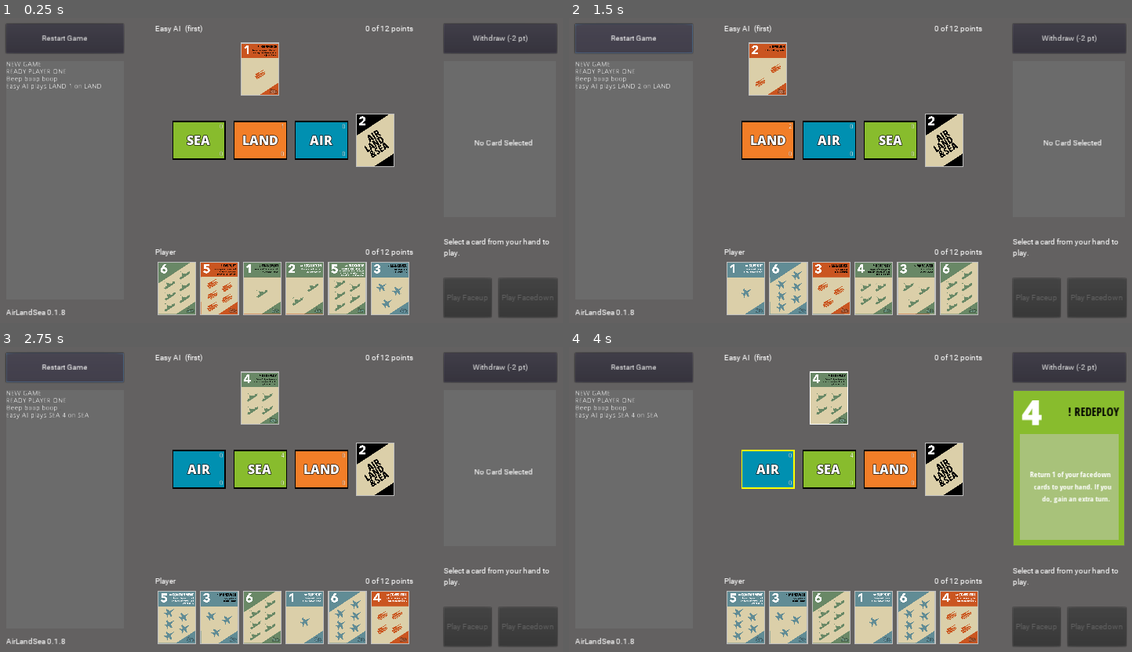
Above: before the commit, frames 1-4 (two rows, left to right).
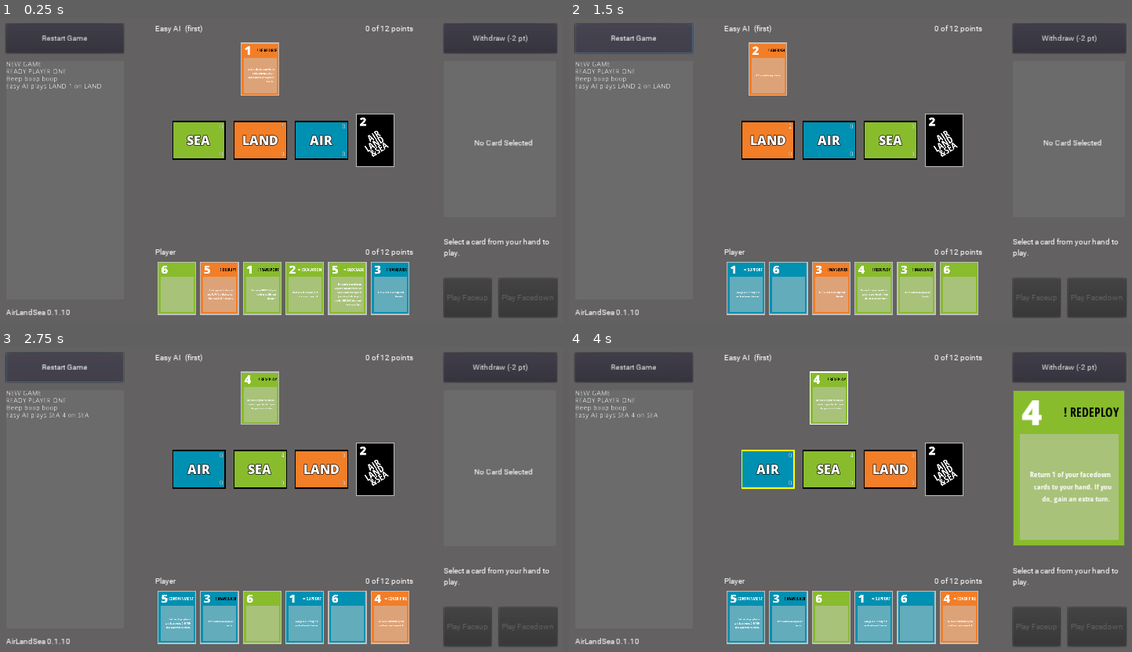
Above: after the commit, the same moments.

Repository: jorisbontje/AirLandSea
Game: Godot game, scene res://Scenes/Game.tscn
Same seed, same stepped clock (60 frames per second), same inputs: the game is played once before the commit and once after it.
Inputs (mouse positions are in pixels of both pictures, inside the frame that each line leads up to):
- Up to frame 1 (0.25 s): no input
- Up to frame 2 (1.5 s): click "Restart Game" at 0.5 s; click "Restart Game" at 1.25 s
- Up to frame 3 (2.75 s): click "Restart Game" at 2 s
- Up to frame 4 (4 s): click "AIR" at 2.75 s; click (827, 398) at 3.52 s

The runs differ from the first frame. In frame 1, 8.4% of the frame differs, in the area x 10-73%, y 8-98%; in frame 2, 8.5%; in frame 3, 8.5%; in frame 4, 8.7%, in the area x 10-98%, y 8-98%.

Commit message:
extract card view

Diff:
--- a/Fonts/CardAbilityLabelLarge.tres
+++ b/Fonts/CardAbilityLabelLarge.tres
@@ -3,6 +3,6 @@
 [ext_resource path="res://Fonts/ttfs/OpenSansCondensed-Bold.ttf" type="DynamicFontData" id=1]
 
 [resource]
-size = 24
+size = 26
 use_filter = true
 font_data = ExtResource( 1 )
--- a/Fonts/CardStrengthLabelLarge.tres
+++ b/Fonts/CardStrengthLabelLarge.tres
@@ -5,6 +5,7 @@
 [resource]
 size = 72
 outline_color = Color( 0, 0, 0, 1 )
+use_mipmaps = true
 use_filter = true
 extra_spacing_top = -9
 font_data = ExtResource( 1 )
--- a/Scenes/Game.tscn
+++ b/Scenes/Game.tscn
@@ -136,7 +136,6 @@
 margin_left = 35.0
 margin_right = 144.0
 margin_bottom = 403.0
-theater_type = 1
 
 [node name="TheaterLane2" parent="CenterContainer/HBoxContainer/Board/BoardRow" instance=ExtResource( 6 )]
 margin_left = 160.0
@@ -160,7 +159,6 @@
 margin_top = 147.0
 margin_right = 79.0
 margin_bottom = 256.0
-card_nr = 7
 
 [node name="PlayerHand" parent="CenterContainer/HBoxContainer/Board" instance=ExtResource( 5 )]
 margin_top = 454.0
--- a/Scenes/TheaterCard.gd
+++ b/Scenes/TheaterCard.gd
@@ -13,7 +13,6 @@
 func set_theater_type(new_theater_type):
   if theater_type != new_theater_type:
     theater_type = new_theater_type
-    $"theater-cards".frame = new_theater_type
     $"Label".text = Constants.THEATERS.keys()[theater_type]
     $"Background".color = Constants.THEATER_COLORS[theater_type]
 
--- a/Scenes/TheaterCard.tscn
+++ b/Scenes/TheaterCard.tscn
@@ -1,6 +1,5 @@
-[gd_scene load_steps=4 format=2]
+[gd_scene load_steps=3 format=2]
 
-[ext_resource path="res://Assets/theater-cards.png" type="Texture" id=1]
 [ext_resource path="res://Scenes/TheaterCard.gd" type="Script" id=2]
 [ext_resource path="res://Fonts/TheaterLabel.tres" type="DynamicFont" id=3]
 
@@ -37,16 +36,6 @@
 "_edit_use_anchors_": false
 }
 
-[node name="theater-cards" type="Sprite" parent="."]
-visible = false
-position = Vector2( 2, 2 )
-rotation = 1.5708
-scale = Vector2( 0.1, 0.1 )
-texture = ExtResource( 1 )
-centered = false
-offset = Vector2( 0, -1050 )
-hframes = 4
-
 [node name="Label" type="Label" parent="."]
 margin_top = -0.36554
 margin_right = 109.0
--- a/Scenes/UnitCard.gd
+++ b/Scenes/UnitCard.gd
@@ -3,12 +3,9 @@
 
 const Constants = preload("res://Scripts/Constants.gd")
 
-const FACEDOWN_SPRITE = 7
-export var card_nr = FACEDOWN_SPRITE setget set_card_nr
 export var is_selectable = true
 
 onready var Game = get_node_or_null("/root/Game")
-
 
 var card setget set_card
 var selected = false
@@ -16,15 +13,7 @@
 
 func set_card(new_card):
   card = new_card
-  if card.get('faceup', false):
-    set_card_nr(card.sprite_id)
-  else:
-    set_card_nr(FACEDOWN_SPRITE)
-
-func set_card_nr(new_card_nr):
-  if card_nr != new_card_nr:
-    card_nr = new_card_nr
-    $"unit-cards".frame = card_nr
+  $UnitCardView.card = card
 
 func deselect():
   selected = false
--- a/Scenes/UnitCard.tscn
+++ b/Scenes/UnitCard.tscn
@@ -1,7 +1,7 @@
 [gd_scene load_steps=3 format=2]
 
-[ext_resource path="res://Assets/unit-cards.png" type="Texture" id=1]
 [ext_resource path="res://Scenes/UnitCard.gd" type="Script" id=2]
+[ext_resource path="res://Scenes/UnitCardView.tscn" type="PackedScene" id=3]
 
 [node name="UnitCard" type="Button"]
 margin_right = 77.0
@@ -24,14 +24,14 @@
 "_edit_use_anchors_": false
 }
 
-[node name="unit-cards" type="Sprite" parent="."]
-position = Vector2( 2, 2 )
-scale = Vector2( 0.1, 0.1 )
-texture = ExtResource( 1 )
-centered = false
-vframes = 3
-hframes = 9
-frame = 6
+[node name="UnitCardView" parent="." instance=ExtResource( 3 )]
+margin_left = 2.0
+margin_top = 2.0
+margin_right = 81.0
+margin_bottom = 111.0
+rect_min_size = Vector2( 79, 109 )
+rect_scale = Vector2( 0.333, 0.333 )
+mouse_filter = 2
 [connection signal="mouse_entered" from="." to="." method="_on_UnitCard_mouse_entered"]
 [connection signal="mouse_exited" from="." to="." method="_on_UnitCard_mouse_exited"]
 [connection signal="pressed" from="." to="." method="_on_UnitCard_pressed"]
--- a/Scenes/UnitCardView.gd
+++ b/Scenes/UnitCardView.gd
@@ -5,12 +5,7 @@
 var card = null setget set_card
 
 func _update_view():
-  if not card:
-    return
-  $"unit-cards".frame = card.sprite_id
-  $Background.visible = true
-  $StrengthLabel.visible = true
-  if card.faceup:
+  if card and card.faceup:
     $AbilityLabel.visible = true
     $Background.color = Constants.THEATER_COLORS[card.type]
     $StrengthLabel.text = str(card.strength)
--- a/Scenes/UnitCardView.tscn
+++ b/Scenes/UnitCardView.tscn
@@ -1,10 +1,9 @@
-[gd_scene load_steps=7 format=2]
+[gd_scene load_steps=6 format=2]
 
 [ext_resource path="res://Fonts/CardAbilityLabelLarge.tres" type="DynamicFont" id=1]
 [ext_resource path="res://Fonts/CardBackLabelLarge.tres" type="DynamicFont" id=2]
 [ext_resource path="res://Fonts/CardDescriptionLarge.tres" type="DynamicFont" id=3]
 [ext_resource path="res://Fonts/CardStrengthLabelLarge.tres" type="DynamicFont" id=4]
-[ext_resource path="res://Assets/unit-cards.png" type="Texture" id=5]
 [ext_resource path="res://Scenes/UnitCardView.gd" type="Script" id=6]
 
 [node name="UnitCardView" type="Control"]
@@ -28,18 +27,7 @@
 "_edit_use_anchors_": false
 }
 
-[node name="unit-cards" type="Sprite" parent="."]
-visible = false
-position = Vector2( 2, 2 )
-scale = Vector2( 0.3, 0.3 )
-texture = ExtResource( 5 )
-centered = false
-vframes = 3
-hframes = 9
-frame = 4
-
 [node name="BackLabel" type="Label" parent="."]
-visible = false
 margin_left = -7.93161
 margin_top = 152.129
 margin_right = 137.068
@@ -59,12 +47,13 @@
 margin_right = 59.0
 margin_bottom = 91.0
 custom_fonts/font = ExtResource( 4 )
-text = "0"
+text = "2"
 __meta__ = {
 "_edit_use_anchors_": false
 }
 
 [node name="AbilityLabel" type="Label" parent="."]
+visible = false
 margin_left = 31.0
 margin_top = 3.0
 margin_right = 215.0
@@ -79,6 +68,7 @@
 }
 
 [node name="DescriptionBox" type="ColorRect" parent="."]
+visible = false
 margin_left = 13.0
 margin_top = 88.0
 margin_right = 215.0
--- a/Scripts/Constants.gd
+++ b/Scripts/Constants.gd
@@ -1,6 +1,6 @@
 extends Node
 
-const VERSION = "AirLandSea 0.1.8"
+const VERSION = "AirLandSea 0.1.10"
 const DEAL_COUNT = 6
 const BATTLE_SCORE = 6
 const WIN_SCORE = 12
Binary file removed: Assets/theater-cards.png
Not shown, removed: Assets/theater-cards.png.import
Binary file removed: Assets/unit-cards.png
Not shown, removed: Assets/unit-cards.png.import
